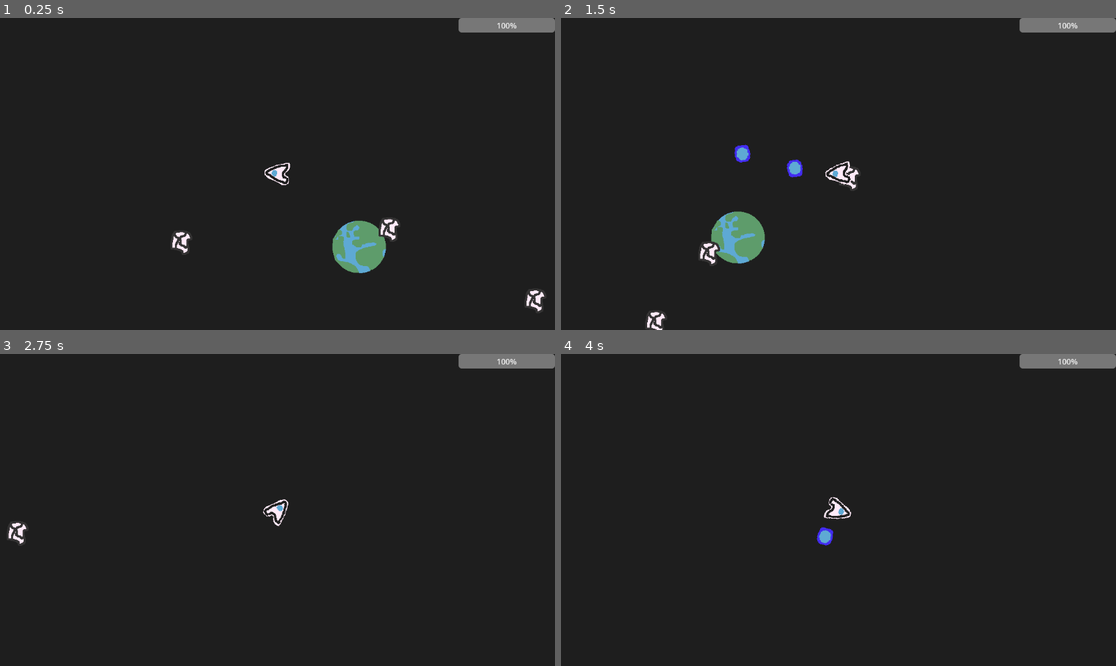
Above: before the commit, frames 1-4 (two rows, left to right).
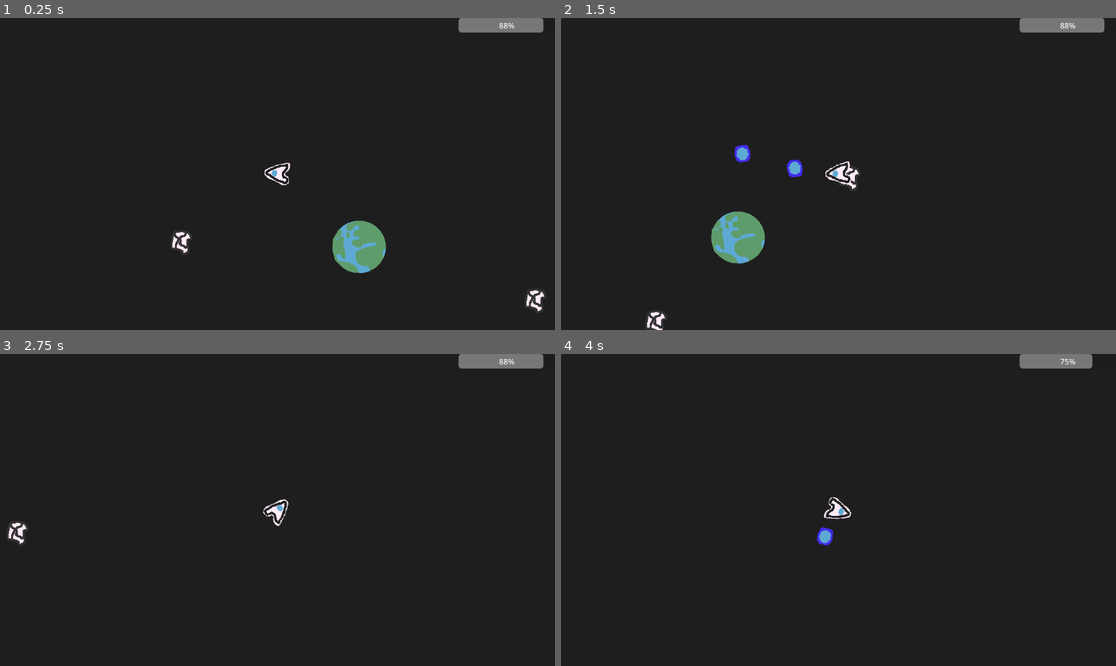
Above: after the commit, the same moments.

Repository: nusima-59487/stellar
Game: Godot game, scene res://game.tscn
The game is run twice, just before and just after one commit, with the same random seed, the same clock (stepped at 60 frames per second) and the same inputs.
Inputs (mouse positions are in pixels of both pictures, inside the frame that each line leads up to):
- Up to frame 1 (0.25 s): no input
- Up to frame 2 (1.5 s): move the mouse to (960, 158) at 0.52 s; hold D (player_right) 0.53-1.28 s; click (960, 158) at 0.6 s; move the mouse to (727, 189) at 1.27 s; hold S (player_down) from 1.28 s (still down); click (727, 189) at 1.35 s
- Up to frame 3 (2.75 s): move the mouse to (333, 441) at 2.02 s; release S (player_down) at 2.03 s; hold D (player_right) from 2.03 s (still down); click (333, 441) at 2.1 s
- Up to frame 4 (4 s): move the mouse to (810, 572) at 2.77 s; release D (player_right) at 2.78 s; hold W (player_up) 2.78-3.53 s; click (810, 572) at 2.85 s; move the mouse to (1005, 556) at 3.52 s; hold A (player_left) from 3.53 s (still down); click (1005, 556) at 3.6 s

The runs differ from the first frame. In frame 1, 0.3% of the frame differs, in the area x 68-100%, y 0-72%; in frame 2, 0.3%, in the area x 25-100%, y 0-79%; in frame 3, 0.1%; in frame 4, 0.2%.

Commit message:
update healthbar on earth take damage

Diff:
--- a/scripts/earth.gd
+++ b/scripts/earth.gd
@@ -1,15 +1,26 @@
 extends StaticBody2D
+class_name Earth
 
+@export var hp: int = 80
+
+var progress_bar: ProgressBar;
 
 # Called when the node enters the scene tree for the first time.
 func _ready() -> void:
+	progress_bar = $"../CanvasLayer/ProgressBar";
+	progress_bar.max_value = hp;
+	progress_bar.value = hp;
 	pass # Replace with function body.
 
-
 # Called every frame. 'delta' is the elapsed time since the previous frame.
-func _process(delta: float) -> void:
+func _process(_delta: float) -> void:
 	pass
 
 # on body enter detection area
 func _on_area_2d_body_entered(body: Node2D) -> void:
-	pass # Replace with function body.
+	if body is Junk:
+		hp -= body.health
+		progress_bar.value = hp
+		body.queue_free()
+		if hp <= 0:
+			queue_free() # Earth is destroyed
